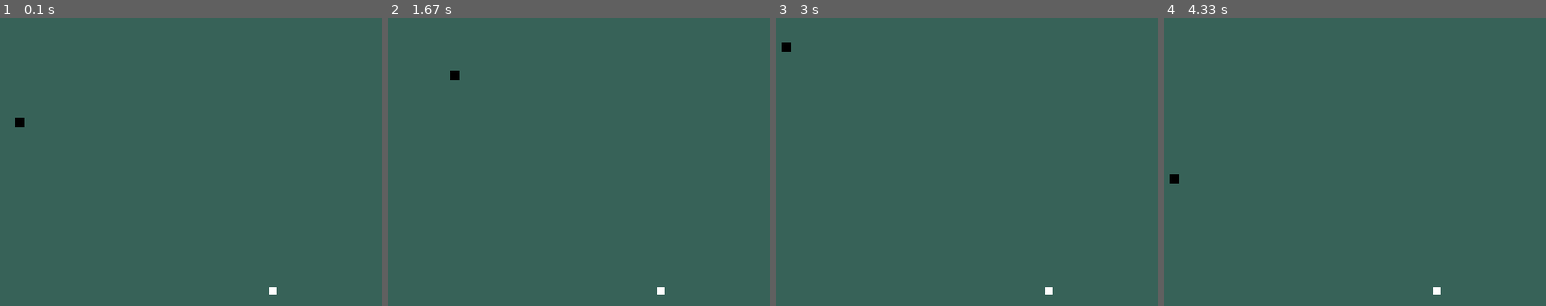
Above: before the commit, frames 1-4 (left to right).
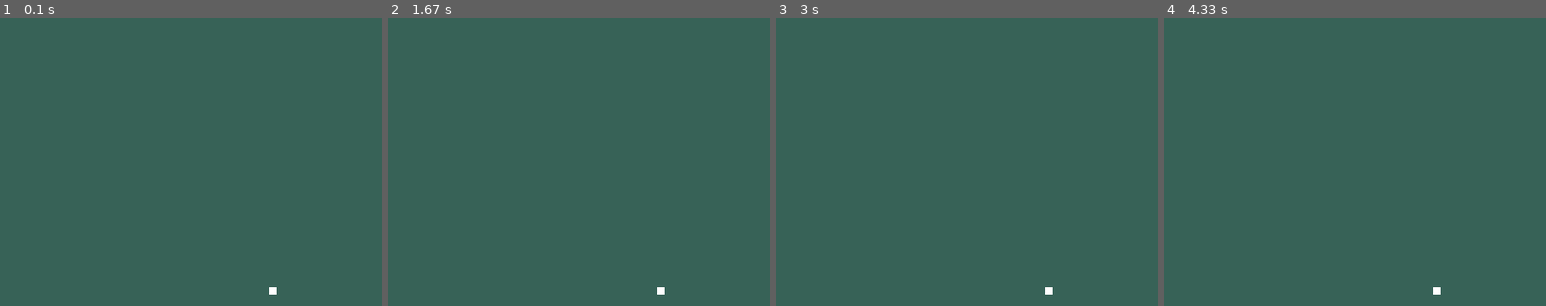
Above: after the commit, the same moments.

Repository: MYahya3/SnakeGame_pygame
Game: pygame game, started from Snake_game.py
Two runs of this game, one before a commit and one after it. Both use one fixed random seed, a clock stepped at 60 frames per second and the inputs below.
Inputs:
- Up to frame 1 (0.1 s): no input
- Up to frame 2 (1.67 s): tap Enter at 0.33 s; hold Right 0.67-1.13 s; hold Up 1.17-1.63 s
- Up to frame 3 (3 s): hold Left 2.17-2.7 s; hold Down from 2.73 s (still down)
- Up to frame 4 (4.33 s): release Down at 3.2 s

The runs differ from the first frame. In frame 1, less than 0.1% of the frame differs, in the area x 3-7%, y 34-38%; in frame 2, less than 0.1%; in frame 3, less than 0.1%; in frame 4, less than 0.1%.

Commit message:
Update Snake_game.py

Diff:
--- a/Snake_game.py
+++ b/Snake_game.py
@@ -9,9 +9,10 @@
 # Colors scheme
 white = (255, 255, 255)
 black = (0, 0, 0)
-Green = (55, 98, 88)
+Green = (55, 98, 87)
 # Define Default Font to Use
-font_style = pygame.font.SysFont(None, size=(50))
+font_style = pygame.font.SysFont("bahnschrift", 25)
+score_font = pygame.font.SysFont("comicsansms", 35)
 
 clock = pygame.time.Clock()
 
@@ -21,61 +22,100 @@
 game_surface = pygame.display.set_mode((surface_x, surface_y))
 game_title = pygame.display.set_caption("Snake-Game")
 
+# Define a function to create a snake
+snake_block = 10
+def snake(snake_block, snake_body):
+    for x in snake_body:
+        pygame.draw.rect(game_surface, black, [x[0], x[1], snake_block, snake_block])
+
 # Create a function to Create message when Game is over
 def message(msg, color):
     mesg = font_style.render(msg, True, color)
     game_surface.blit(mesg, [surface_x/2, surface_y/2])
+def gameloop():
+    # Snake Position on Window Screen
+    snake_x = surface_x/2
+    snake_y = surface_y/2
 
-    # Snake Position on Window Screen
-snake_x = surface_x/2
-snake_y = surface_y/2
+    # food Random position on Window Screen
+    food_x = random.randrange(1, (surface_x // 10)) * 10
+    food_y = random.randrange(1, (surface_y // 10)) * 10
 
-# food Random position on Window Screen
-food_x = random.randrange(1, (surface_x // 10)) * 10
-food_y = random.randrange(1, (surface_y // 10)) * 10
+    running = True
+    game_close = False
 
-running = True
+    x1_change = 0
+    y1_change = 0
+    # Create list to define process when snake eat block and it's length increases
+    snake_body = []
+    length_of_snake = 1
+    while running:
+        while game_close == True:
+            game_surface.fill(Green)
+            message("You Lose! Press C-Play Again or Q-QUit", black)
+            pygame.display.update()
 
-x1_change = 0
-y1_change = 0
-while running:
+            for event in pygame.event.get():
+                if event.type == KEYDOWN:
+                    if event.key == K_q:
+                        running = False
+                        game_close = False
+                    if event.key == K_c:
+                        gameloop()
+        for event in pygame.event.get():
+            if event.type == QUIT:
+                running = False
+            if event.type == pygame.KEYDOWN:
+                if event.key == K_LEFT:
+                    x1_change = -10
+                    y1_change = 0
+                elif event.key == K_RIGHT:
+                    x1_change = 10
+                    y1_change = 0
+                elif event.key == K_UP:
+                    y1_change = -10
+                    x1_change = 0
+                elif event.key == K_DOWN:
+                    y1_change = 10
+                    x1_change = 0
+                elif event.key == K_ESCAPE:
+                    running = False
+        snake_x += x1_change
+        snake_y += y1_change
+        game_surface.fill(Green)
+        # Create Food
+        pygame.draw.rect(game_surface,white, [food_x, food_y, 8, 8])
 
-    for event in pygame.event.get():
-        if event.type == QUIT:
-            running = False
-        if event.type == pygame.KEYDOWN:
-            if event.key == K_LEFT:
-                x1_change = -10
-                y1_change = 0
-            elif event.key == K_RIGHT:
-                x1_change = 10
-                y1_change = 0
-            elif event.key == K_UP:
-                y1_change = -10
-                x1_change = 0
-            elif event.key == K_DOWN:
-                y1_change = 10
-                x1_change = 0
-            elif event.key == K_ESCAPE:
-                running = False
-    snake_x += x1_change
-    snake_y += y1_change
-    game_surface.fill(Green)
-    # Create Snake
-    snake = pygame.draw.rect(game_surface, black, [snake_x, snake_y, 10, 10])
+        snake_head = []
+        snake_head.append(snake_x)
+        snake_head.append(snake_y)
+        snake_body.append(snake_head)
+        if len(snake_head) > length_of_snake:
+            del snake_body[0]
 
-    # Create Food
-    food = pygame.draw.rect(game_surface,white, [food_x, food_y, 8, 8])
-    # Refresh game screen
-    pygame.display.update()
+        for x in snake_body[:-1]:
+            if x == snake_head:
+                game_close = True
 
-    clock.tick(10)
+        snake(snake_block, snake_body)
 
-    if snake_x >= surface_x or snake_x < 0 or snake_y >= surface_y or snake_y < 0:
-        message("Game Over", black)
-        running = False
-        time.sleep(0.1)
+        # Refresh game screen
         pygame.display.update()
-pygame.display.update()
+
+        if snake_y == food_x and snake_y == food_y:
+            food_x = random.randrange(1, (surface_x // 10)) * 10
+            food_y = random.randrange(1, (surface_y // 10)) * 10
+            length_of_snake += 1
+        clock.tick(10)
+
+        if snake_x >= surface_x or snake_x < 0 or snake_y >= surface_y or snake_y < 0:
+            # message("Game Over", black)
+            game_close = True
+            # time.sleep(0.1)
+            pygame.display.update()
+
+
 # Keep Window open until desired time
-time.sleep(3)
+    pygame.quit()
+    quit()
+gameloop()
